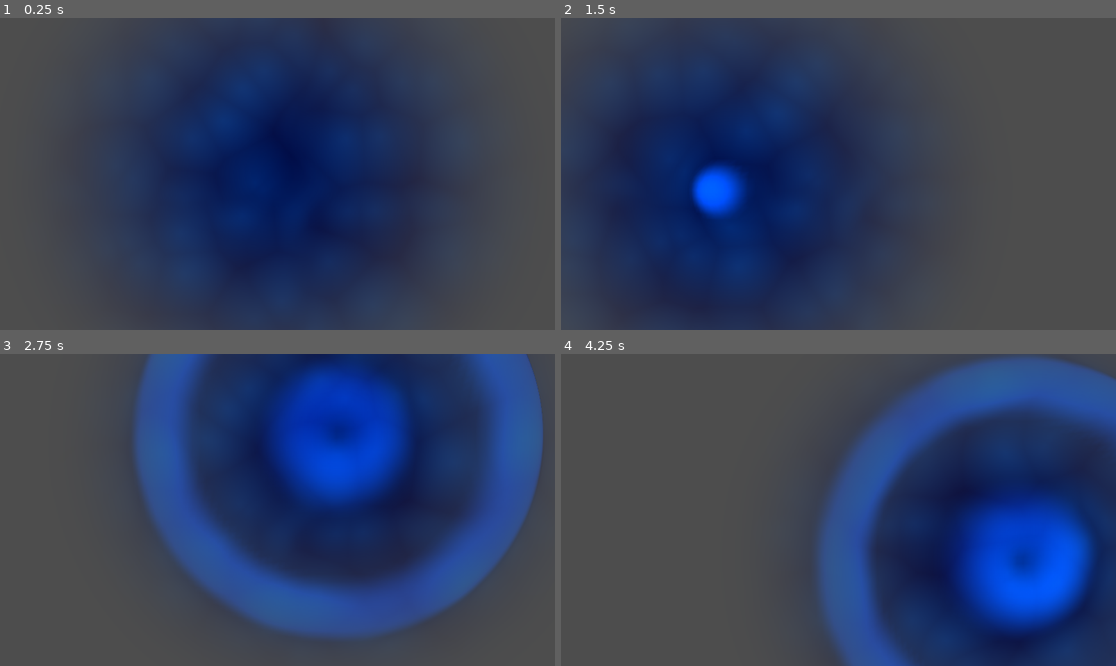
Above: before the commit, frames 1-4 (two rows, left to right).
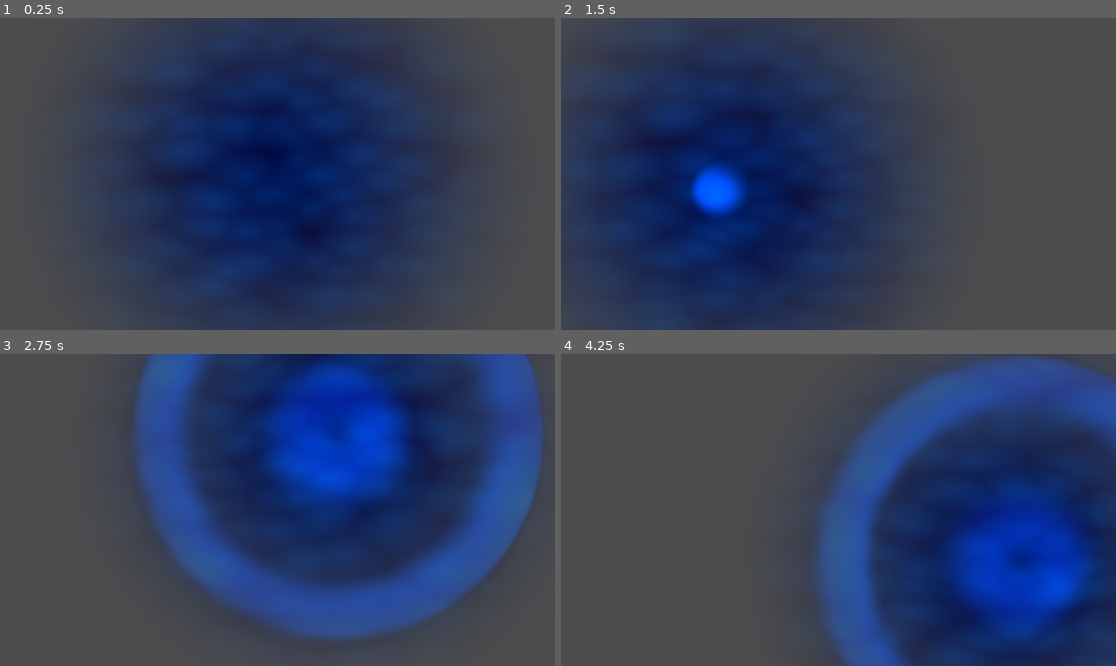
Above: after the commit, the same moments.

Repository: ethanHFU/game-jam
Game: Godot game, scene res://nb/wave_test.tscn
Two runs of this game, one before a commit and one after it. Both use one fixed random seed, a clock stepped at 60 frames per second and the inputs below.
Inputs (mouse positions are in pixels of both pictures, inside the frame that each line leads up to):
- Up to frame 1 (0.25 s): no input
- Up to frame 2 (1.5 s): move the mouse to (960, 158) at 0.52 s; click (960, 158) at 0.6 s; move the mouse to (727, 189) at 1.27 s; click (727, 189) at 1.35 s
- Up to frame 3 (2.75 s): move the mouse to (333, 441) at 2.02 s; click (333, 441) at 2.1 s
- Up to frame 4 (4.25 s): move the mouse to (810, 572) at 2.77 s; click (810, 572) at 2.85 s; move the mouse to (1005, 556) at 3.52 s; click (1005, 556) at 3.6 s

The runs differ from the first frame. In frame 1, 0.4% of the frame differs, in the area x 37-71%, y 28-84%; in frame 2, 1.1%; in frame 3, 2.0%; in frame 4, 6.7%, in the area x 54-97%, y 12-100%.

Commit message:
updated wave shader

Diff:
--- a/nb/wave_shader.gdshader
+++ b/nb/wave_shader.gdshader
@@ -32,8 +32,11 @@
 }
 
 void fragment() {
-	vec3 noise = texture(noise_tex, UV+TIME*.01).rgb;
-	vec3 noise2 = texture(noise_tex, UV*.5+TIME*.01).rgb;
+	// threshhold , colors
+	vec2 uv = UV;
+	uv.y *= 2.;
+	vec3 noise = texture(noise_tex, uv+TIME*.1).rgb;
+	vec3 noise2 = texture(noise_tex, uv*.5+TIME*.1).rgb;
 	vec3 col = noise*.5 + noise2*foam;
 	ALBEDO = col;
 	ALPHA = 1.-smoothstep(.0, 10., d);
